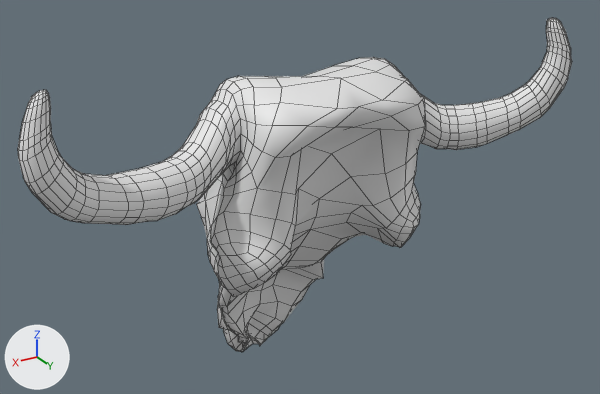
An edit to the FBX model Assets/mayaAssets/BullSkull/BullSkull.fbx, drawn before and after from the same camera.
Camera for both pictures: a 50 mm camera at (0.1419, 0.2363, 0.1993) aimed at (-0.0052, -0.0088, 0.0768). Lighting does not change. The marker at lower left points along +X, +Y and +Z. Mesh edges are drawn as thin lines. Materials are left out; every surface is plain grey. Where no turn or scale is listed for an object, it has been applied to the vertices.

The older version as bpy lines, for what is in view:
```python
me_mesh = bpy.data.meshes.new('Mesh')
me_mesh.from_pydata(...)  # 1434 vertices, 1432 faces; spans x -0.1..0.1, y -0.045..0.045, z -0.074..0.074
me_mesh.materials.append(mat_skullmaterial)
ob_skull = bpy.data.objects.new('Skull', me_mesh)
ob_skull.location = (0.0, -0.0067, 0.0665)
```
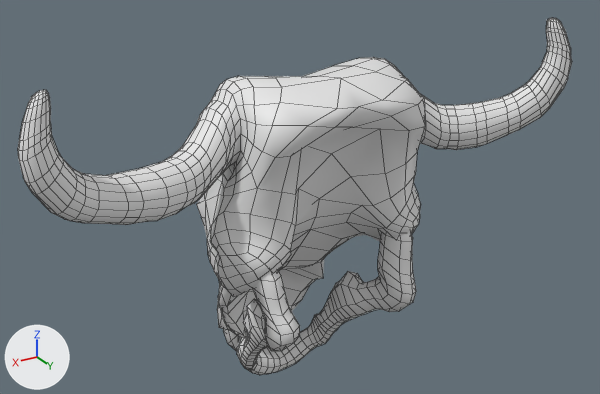
The edits, one by one:
Mesh me_mesh_001 is new.
It has 458 vertices, 456 faces and spans x -0.0318..0.0318, y -0.0358..0.0358, z -0.0403..0.0403.
Object 'Jaw' (ob_jaw) is new; it shows me_mesh_001.
Its location is (0.0, 0.0008, 0.0329).

Where the change shows, as pixel boxes (x1, y1, x2, y2) in the pictures (600 x 394 px):
'Jaw', added: after (237, 232, 416, 375)
